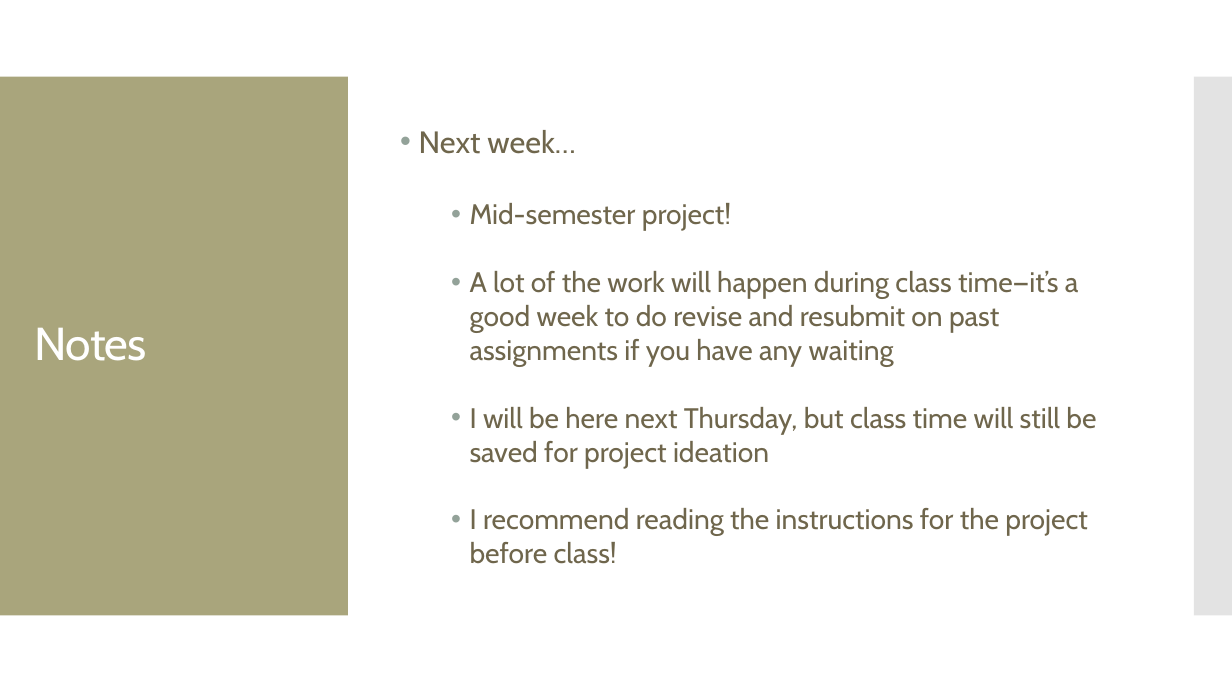
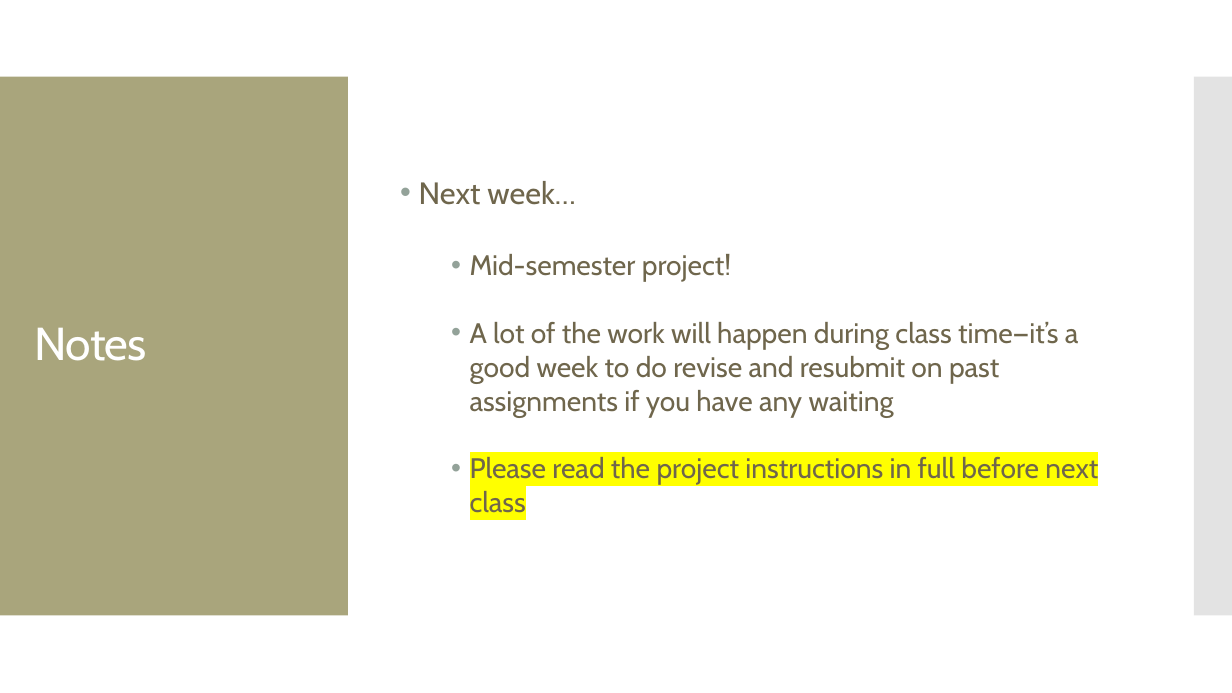
Before and after one commit to amosca01/SDS-CSC109, a slide deck: slide 2 of slides/07-data-humanism.pptx. Drawn at 1232x693 pixels with LibreOffice and Linux fonts; fonts in the diff are those of the drawing. Boxes give left, top, right and bottom in pixels: in the first picture for what was removed or moved away, otherwise in the second. Text is boxed around its words. In the diff, an @@ line names an element or a change of style, - is before the commit and + after.

```diff
--- a/slides/07-data-humanism.pptx
+++ b/slides/07-data-humanism.pptx
@@ text at <box>470,457,1098,513</box>: text changed @@
-  • I will be here next Thursday, but class time will still be saved for project ideation
-  • I recommend reading the instructions for the project before class!
+  • Please read the project instructions in full before next class
```
Also in this commit, not shown: 1 other slide changed, 13 other files.
